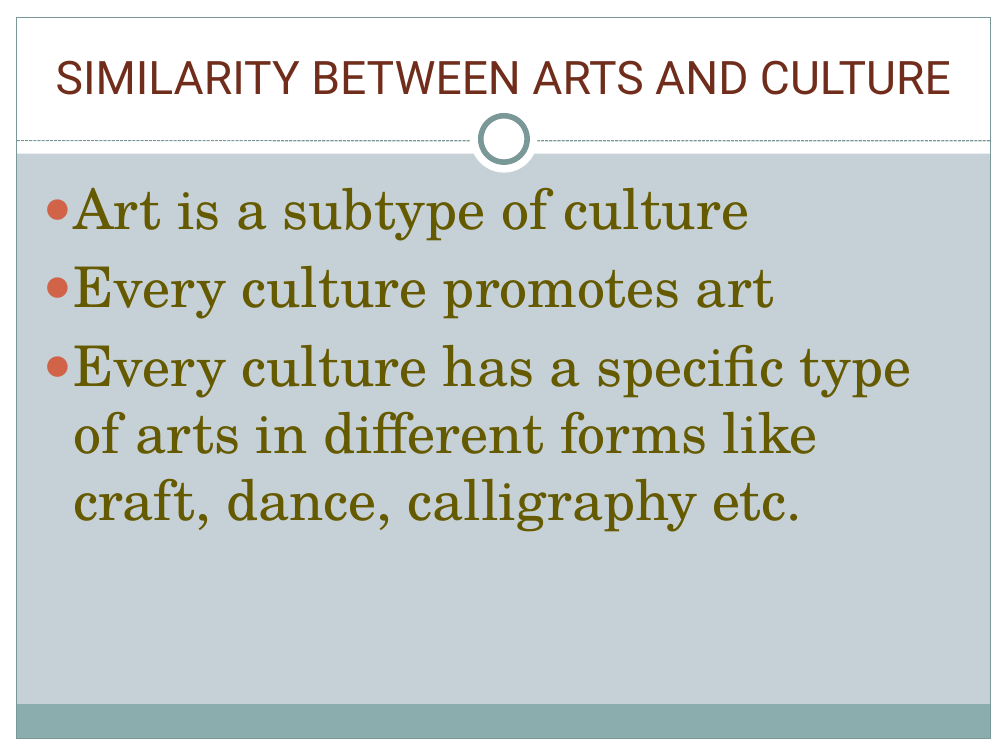
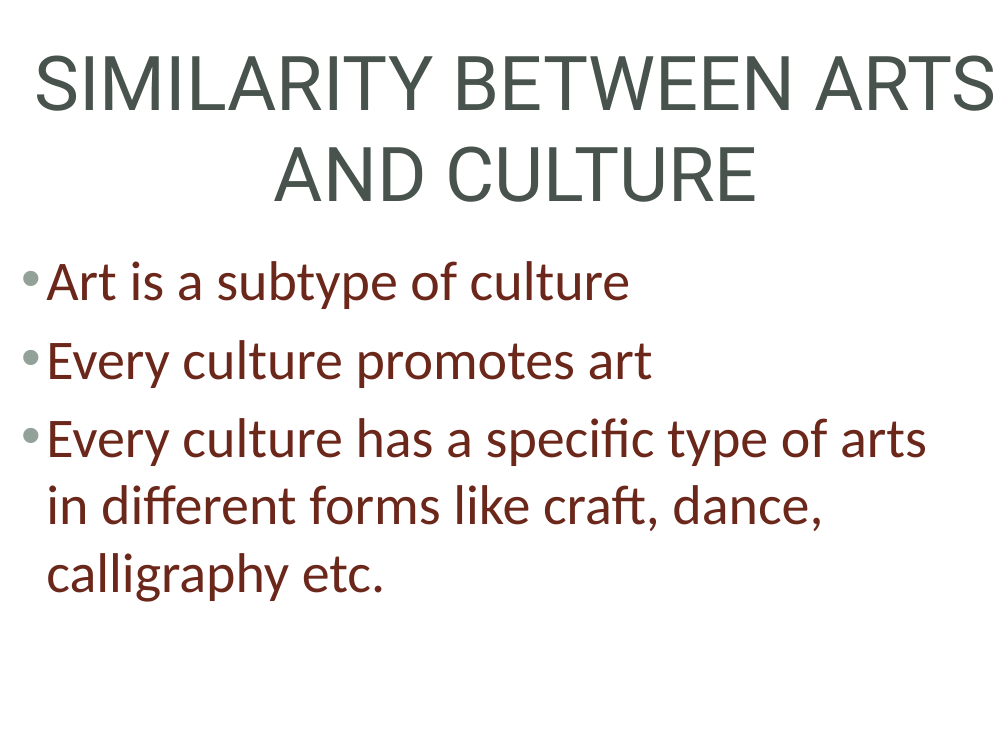
Before and after one commit to varshu519/varsha, a slide deck: slide 6 of Arts and culture.pptx. Drawn at 1008x756 pixels with LibreOffice and Linux fonts; fonts in the diff are those of the drawing; background and template pictures are left out. Boxes give left, top, right and bottom in pixels: in the first picture for what was removed or moved away, otherwise in the second. Text is boxed around its words. In the diff, an @@ line names an element or a change of style, - is before the commit and + after.

```diff
--- a/Arts and culture.pptx
+++ b/Arts and culture.pptx
@@ background #C5D1D7 to picture (left out) @@
@@ rectangle removed at box(0, 0, 1008, 153) @@
@@ rectangle removed at box(0, 0, 17, 756) @@
@@ rounded rectangle added at box(10, 11, 998, 746), fill #FFFFFF @@
@@ rectangle removed at box(17, 17, 991, 739) @@
@@ rectangle removed at box(991, 0, 1008, 756) @@
@@ title "SIMILARITY BETWEEN ARTS AND CULTURE": place and size @@
-title "SIMILARITY BETWEEN ARTS AND CULTURE" at box(56, 60, 951, 95)
+title "SIMILARITY BETWEEN ARTS AND CULTURE" at box(34, 55, 996, 202)
@@ title "SIMILARITY BETWEEN ARTS AND CULTURE" at box(34, 55, 996, 202): size 33 to 54 pt, text colour #712D1C to #47534C; vertical alignment bottom to middle @@
@@ ellipse removed at box(471, 106, 538, 173) @@
@@ ellipse removed at box(481, 116, 527, 162) @@
@@ line removed from (17, 141) to (991, 141) @@
@@ text "Art is a subtype of ...": place and size @@
-text "Art is a subtype of ..." at box(73, 187, 911, 532)
+text "Art is a subtype of ..." at box(46, 261, 927, 602)
@@ text "Art is a subtype of ..." at box(46, 261, 927, 602): font TeX Gyre Schola to Calibri, text colour #665A00 to #6C271B; bullet ● to •; bullet colour #D16349 to #93A299 @@
@@ rectangle removed at box(16, 705, 990, 739) @@
@@ rectangle removed at box(0, 739, 1008, 756) @@
```
Also in this commit, not shown: 7 other slides changed, 1 slide added, 1 slide removed.
